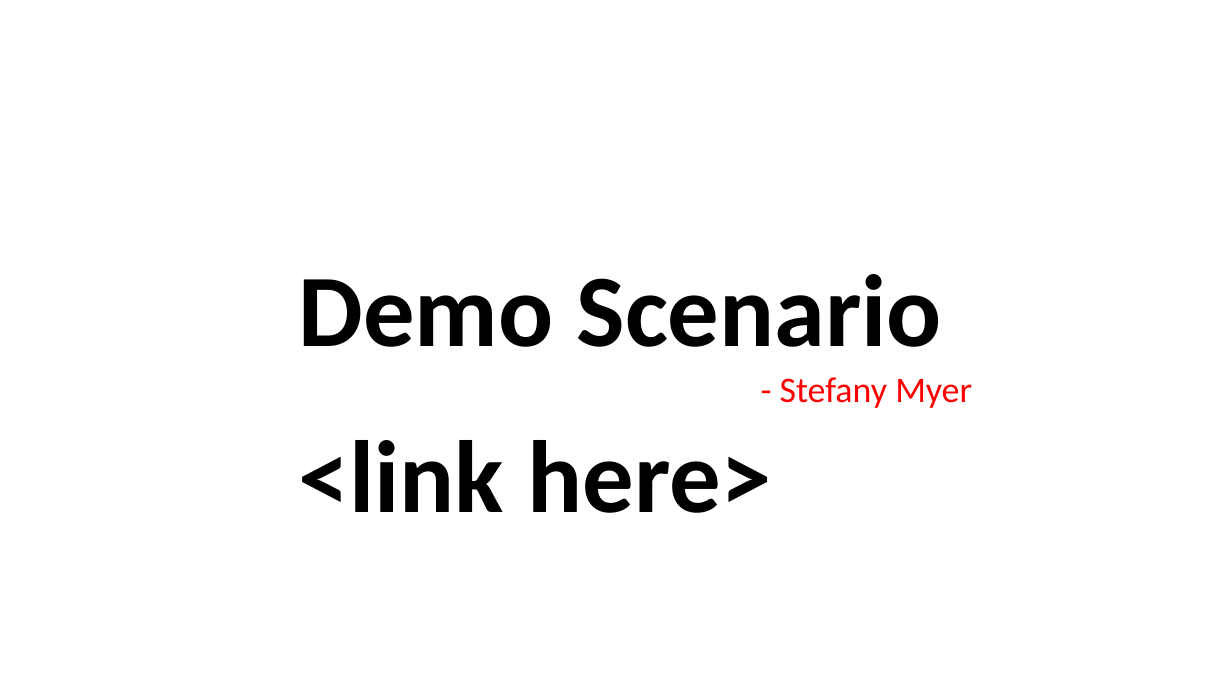
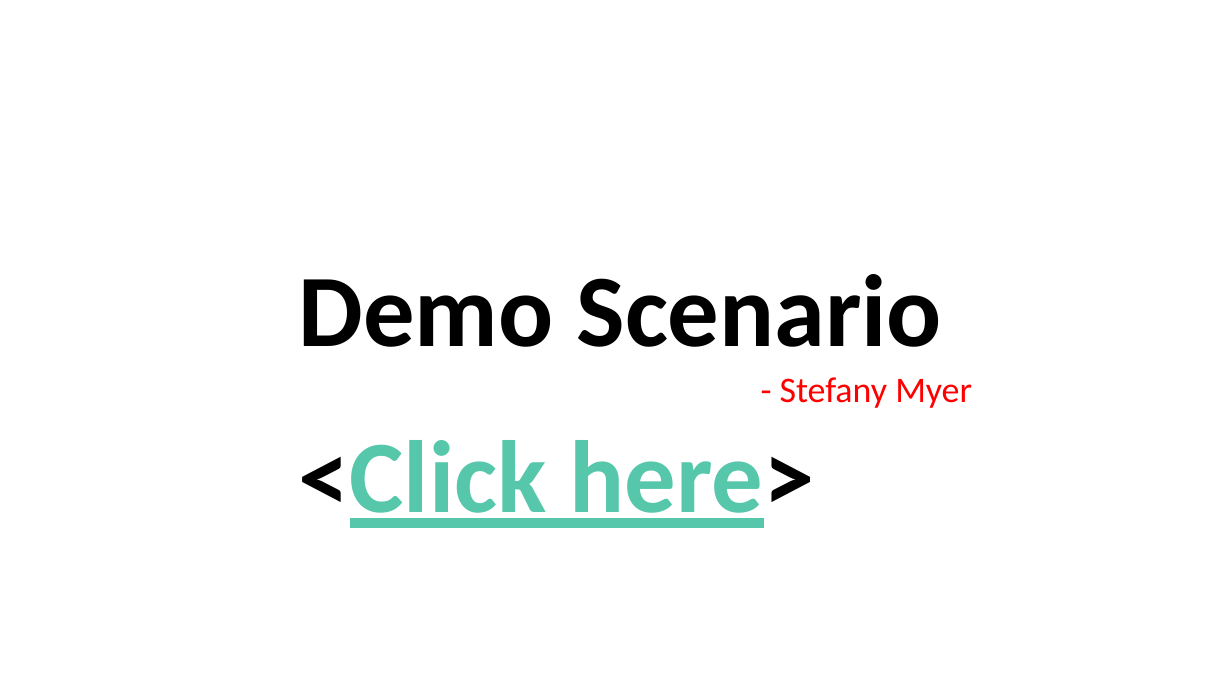
Before and after one commit to soyuztechnologies/SAC_SaamaTechnologies, a slide deck: slide 11 of day 5/SAC_Training Day 5.pptx. Drawn at 1232x693 pixels with LibreOffice and Linux fonts; fonts in the diff are those of the drawing. Boxes give left, top, right and bottom in pixels: in the first picture for what was removed or moved away, otherwise in the second. Text is boxed around its words. In the diff, an @@ line names an element or a change of style, - is before the commit and + after.

Commit message:
SAC

```diff
--- a/day 5/SAC_Training Day 5.pptx
+++ b/day 5/SAC_Training Day 5.pptx
@@ text at (x1=299, y1=440, x2=815, y2=528): text changed; text colour #000000 to #56C7AA @@
-<link here>
+<Click here>
```
Also in this commit, not shown: 3 other slides changed, 1 slide removed.
